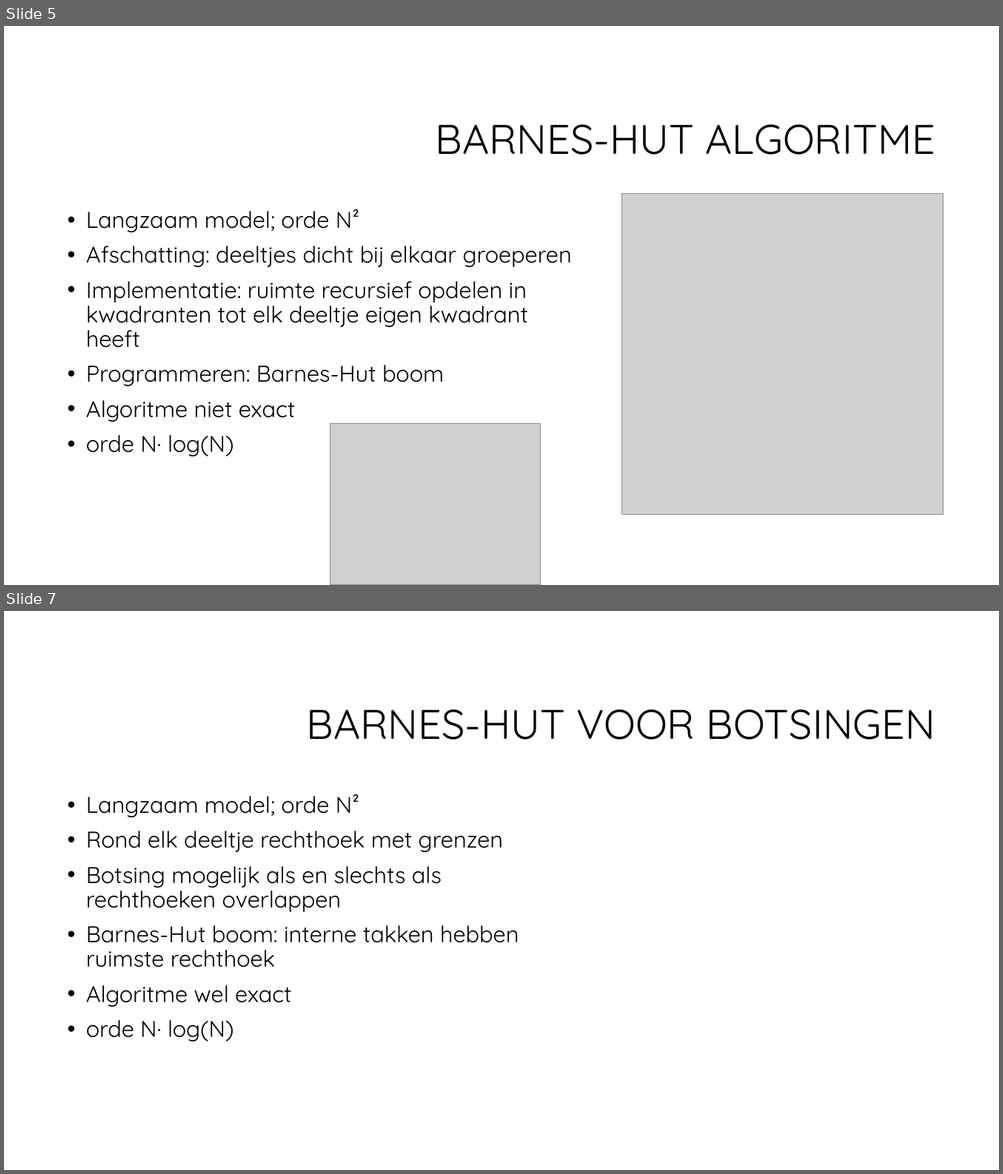
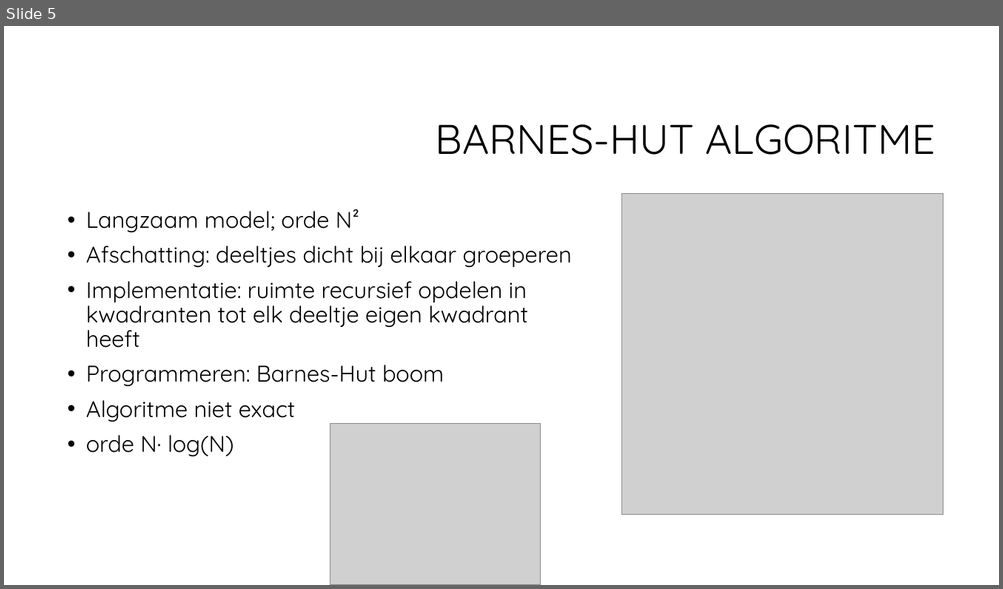
Before and after one commit to CBarendrecht/mod2b, a slide deck: Presentatie/Presentatie.pptx. Shown one above the other, each under a label of ours: slides 5 and 7 before the commit, slide 5 after it; the slides between them are not shown. The pictures are 1003x1174 and 1003x589 pixels, drawn with LibreOffice and Linux fonts; fonts in the diff are those of the drawing; grey boxes stand for pictures; background and template pictures are left out. Boxes give left, top, right and bottom in pixels: in the first picture for what was removed or moved away, otherwise in the second. Text is boxed around its words. In the diff, an @@ line names an element or a change of style, - is before the commit and + after.

```diff
--- a/Presentatie/Presentatie.pptx
+++ b/Presentatie/Presentatie.pptx
@@ slide 7 removed at [4, 611, 999, 1170], background #FFFFFF @@
@@ title removed at [307, 709, 935, 740] @@
-BARNES-HUT VOOR BOTSINGEN
@@ text removed at [86, 795, 518, 1042] @@
-• Langzaam model; orde N²
-• Rond elk deeltje rechthoek met grenzen
-• Botsing mogelijk als en slechts als rechthoeken overlappen
-• Barnes-Hut boom: interne takken hebben ruimste rechthoek
-• Algoritme wel exact
-• orde N· log(N)
```
Also in this commit, not shown: 1 slide changed.
